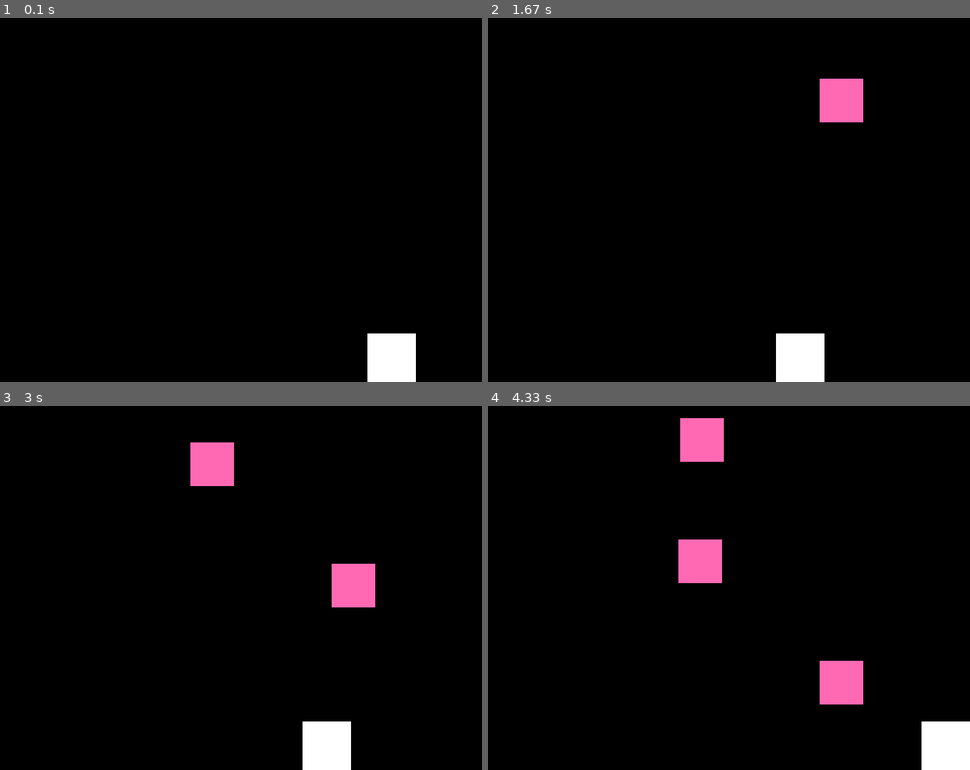
Above: before the commit, frames 1-4 (two rows, left to right).
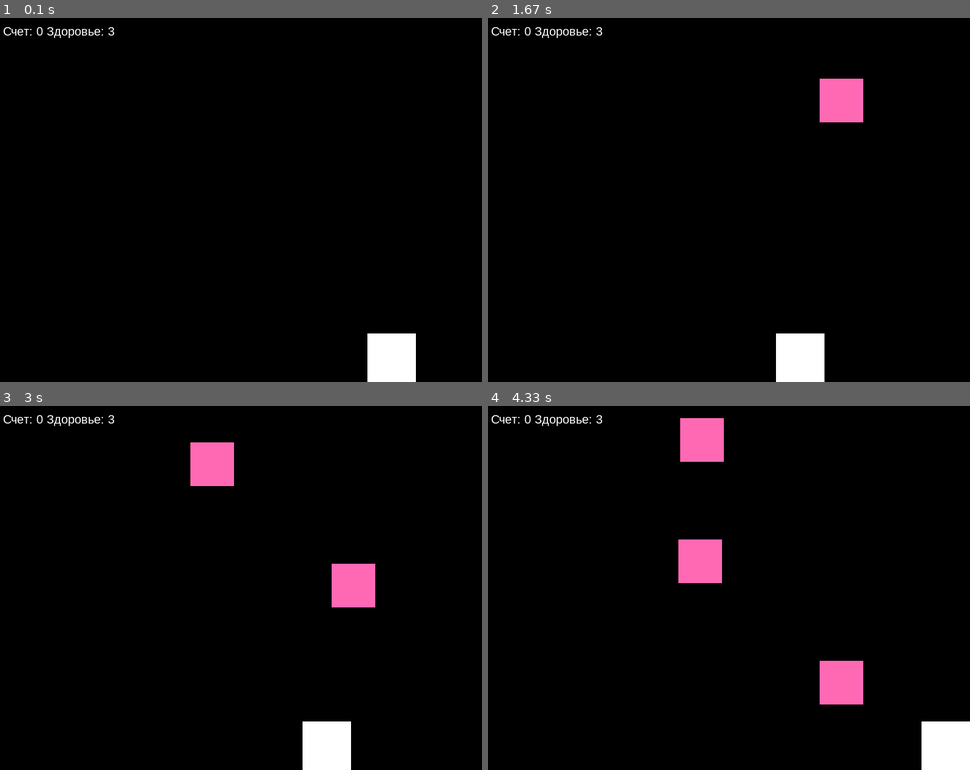
Above: after the commit, the same moments.

Repository: SlavaTatanov/Christmas-game-on-PyGame
Game: pygame game, started from main.py
The game is run twice, just before and just after one commit, with the same random seed, the same clock (stepped at 60 frames per second) and the same inputs.
Inputs:
- Up to frame 1 (0.1 s): no input
- Up to frame 2 (1.67 s): hold Right 0.33-0.8 s; hold Right 0.83-1.3 s; hold Left from 1.33 s (still down)
- Up to frame 3 (3 s): release Left at 1.87 s; hold Left 1.9-2.3 s; hold Right 2.33-2.97 s
- Up to frame 4 (4.33 s): hold Left 3-3.47 s; hold Right 3.5-3.97 s; hold Right from 4 s (still down)

The runs differ from the first frame. In frame 1, 0.2% of the frame differs, in the area x 0-24%, y 2-6%; in frame 2, 0.2%; in frame 3, 0.2%; in frame 4, 0.2%.

Commit message:
Scoreboard added

Diff:
--- a/config.py
+++ b/config.py
@@ -1,8 +1,6 @@
 """
 Конфигурация игрового окна, разрешение, FPS, цвета
 """
-import random
-
 W = 800  # Ширина
 H = 600  # Высота
 
--- a/main.py
+++ b/main.py
@@ -17,6 +17,11 @@
         for event in pygame.event.get():
             if event.type == pygame.QUIT:
                 exit()
+
+        score = pygame.font.SysFont('arial', 40)
+        tab_srf = score.render(f'Финальный счет: {gi.user_status["score"]}', True, config.color['White'])
+        table = tab_srf.get_rect(center=(config.W//2, config.H//2))
+        base_surface.blit(tab_srf, table)
 
         pygame.display.update()
         clock.tick(config.FPS)
@@ -79,13 +84,12 @@
         # Проверки
         if gi.user_status['health'] <= 0:
             menu()
-
+        # Регулировка скорости
         if gi.user_status['score'] > gi.user_status['rank']:
             gi.user_status['rank'] += 10
             gi.user_status['gift_speed'] += 1
 
         # Отрисовка объектов
-
         base_surface.fill(config.color['Black'])  # Постоянно закрашивает фон
         # Игрок
         base_surface.blit(gi.player[0].srf, gi.player[0].rect)  # Отрисовка поверхности игрока
@@ -94,6 +98,12 @@
         for i in range(length_gifts):
             base_surface.blit(gi.gifts[i].srf, gi.gifts[i].rect)
             gi.gifts[i].srf.fill(config.color['HotPink'])
+        # Отрисовка счета
+        score = pygame.font.SysFont('arial', 20)
+        tab_srf = score.render(f'Счет: {gi.user_status["score"]} Здоровье: {gi.user_status["health"]}',
+                               True, config.color['White'])
+        table = tab_srf.get_rect(topleft=(10, 10))
+        base_surface.blit(tab_srf, table)
 
         # Обновление объектов на экране
         pygame.display.update()
